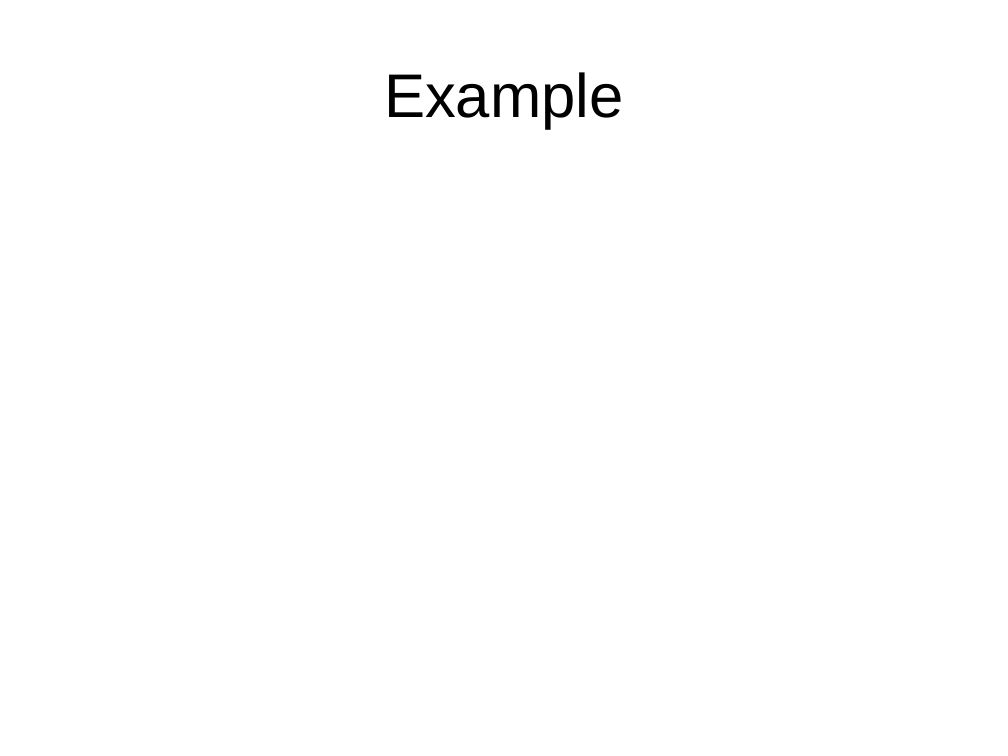
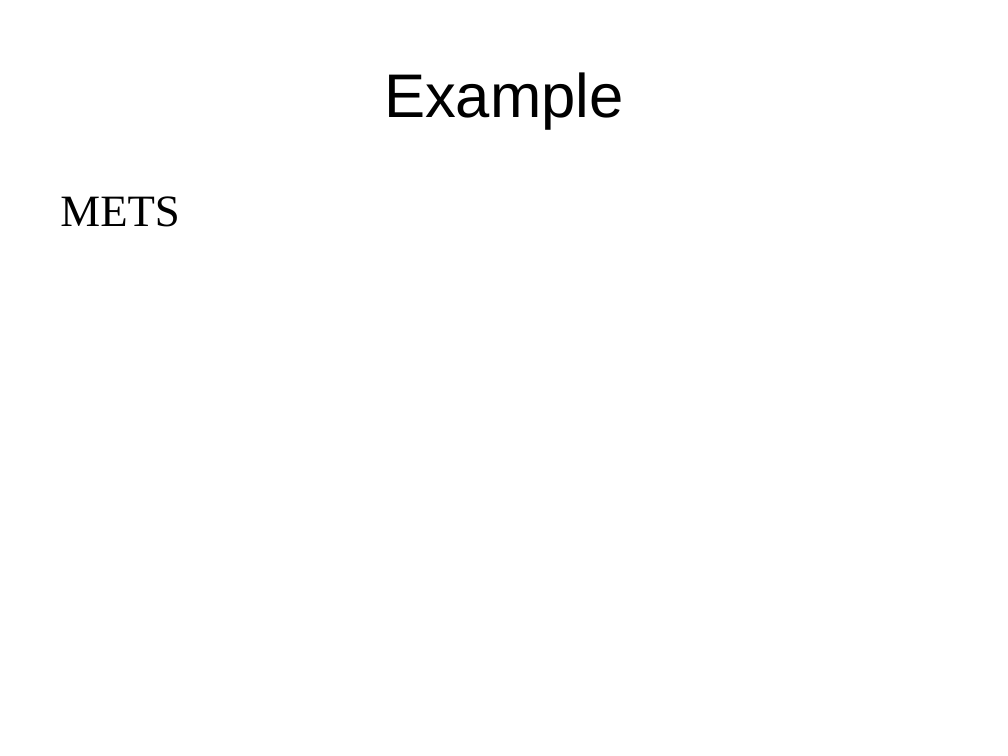
Before and after one commit to DataCurationWorkshop/HongKongCurationWorkshop, a slide deck: slide 12 of Day_2/Day_2_Lectures/Day_2_Metadata_Intro.pptx (slide 10 before the commit). Drawn at 1008x756 pixels with LibreOffice and Linux fonts; fonts in the diff are those of the drawing; background and template pictures are left out. Boxes give left, top, right and bottom in pixels: in the first picture for what was removed or moved away, otherwise in the second. Text is boxed around its words. In the diff, an @@ line names an element or a change of style, - is before the commit and + after.

```diff
--- a/Day_2/Day_2_Lectures/Day_2_Metadata_Intro.pptx
+++ b/Day_2/Day_2_Lectures/Day_2_Metadata_Intro.pptx
@@ text added at [60,196,179,227], 32 pt, text #000000 @@
+METS
```
Also in this commit, not shown: 5 other slides changed, 4 slides added, 3 slides removed, 4 other files.
